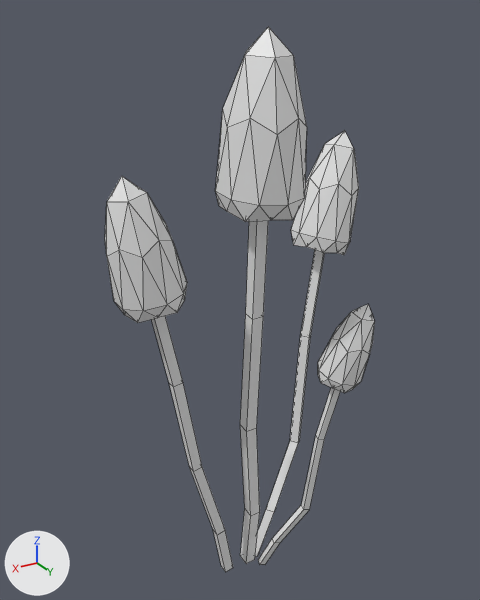
An edit to the FBX model Assets/LowPolyFantasyVillage/Models/Nature/Mushroom_07.fbx, drawn before and after from the same camera.
Before and after are seen from a 50 mm lens placed at (0.18, 0.29, 0.329), pointed at (0.0, -0.01, 0.179). Lighting does not change. The marker at lower left points along +X, +Y and +Z. Mesh edges are drawn as thin lines. Materials are left out; every surface is plain grey. Where no turn or scale is listed for an object, it has been applied to the vertices.

Objects in the first picture: 'Mushroom_07'.
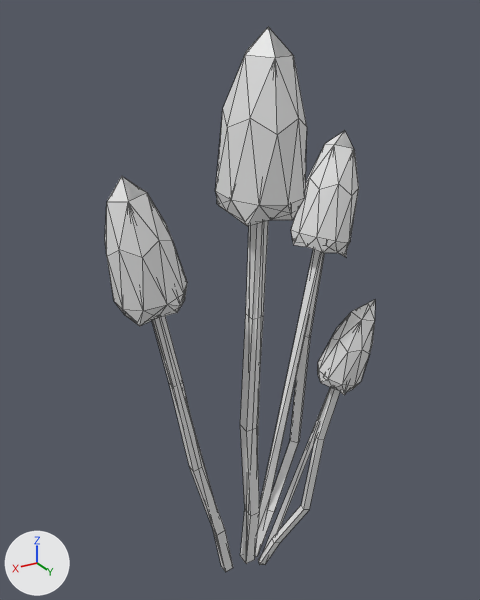
Where the newer file only moved an object's origin or applied its transform, the numbers keep the older frame.

What the commit changed:
Mesh me_mesh_142 is new.
It has 78 vertices, 124 faces and spans x -0.092..0.076, y -0.041..0.049, z -0.009..0.324.
Object 'Mushroom_07_LOD1' (ob_mushroom_07_lod1) is new; it shows me_mesh_142.
Its location is (0.0, 0.0, 0.0).

Boxes (x1, y1, x2, y2) around the edits, measured in the pictures (480 x 600 px):
'Mushroom_07_LOD1', added
    after: (122, 30, 375, 565)
